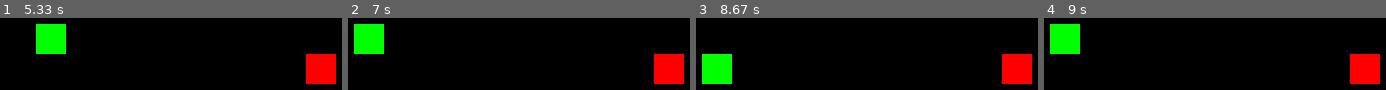
Above: before the commit, frames 1-4 (left to right).
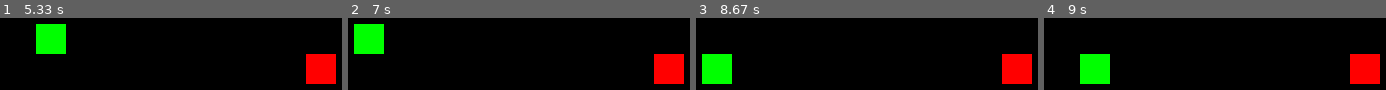
Above: after the commit, the same moments.

Repository: Theendcodeur/Snake-Python-pygame-
Game: pygame game, started from main.py
The game is run twice, just before and just after one commit, with the same random seed, the same clock (stepped at 60 frames per second) and the same inputs.
Inputs:
- Up to frame 1 (5.33 s): hold Right 0.33-0.8 s; hold Up 0.83-1.13 s; hold Right 1.17-1.63 s; hold Left 1.67-2.2 s; hold Down 2.23-2.53 s; hold Up 3-3.37 s; hold Right 3.4-4.03 s
- Up to frame 2 (7 s): no input
- Up to frame 3 (8.67 s): hold Left 7.2-7.6 s; hold Up 7.63-8 s
- Up to frame 4 (9 s): no input

Frames 1-3 are identical in both runs. In frame 4, 7.3% of the frame differs, in the area x 1-20%, y 8-92%.

Commit message:
Update game.py

Diff:
--- a/game.py
+++ b/game.py
@@ -36,7 +36,11 @@
             self.direction = "Up"
             self.allowed_to_turn = False
         elif self.allowed_to_turn == False:
-            self.previous_turn.append("Up")
+            if len(self.previous_turn) == 0:
+                if self.direction != "Down":
+                    self.previous_turn.append("Up")
+            elif self.previous_turn[len(self.previous_turn)-1] != "Down" and self.direction != "Down":
+                self.previous_turn.append("Up")
 
     def on_down_arrow(self):
 
@@ -44,7 +48,11 @@
             self.direction = "Down"
             self.allowed_to_turn = False
         elif self.allowed_to_turn == False:
-            self.previous_turn.append("Down")
+            if len(self.previous_turn) == 0:
+                if self.direction != "Up":
+                    self.previous_turn.append("Down")
+            elif self.previous_turn[len(self.previous_turn)-1] != "Up" and self.direction != "Up":
+                self.previous_turn.append("Down")
 
     def on_left_arrow(self):
 
@@ -52,7 +60,11 @@
             self.direction = "Left"
             self.allowed_to_turn = False
         elif self.allowed_to_turn == False:
-            self.previous_turn.append("Left")
+            if len(self.previous_turn) == 0:
+                if self.direction != "Right":
+                    self.previous_turn.append("Left")
+            elif self.previous_turn[len(self.previous_turn)-1] != "Rigth" and self.direction != "Right":
+                self.previous_turn.append("Left")
 
     def on_right_arrow(self):
 
@@ -60,9 +72,15 @@
             self.direction = "Right"
             self.allowed_to_turn = False
         elif self.allowed_to_turn == False:
-            self.previous_turn.append("Right")
+            if len(self.previous_turn) == 0:
+                if self.direction != "Left":
+                    self.previous_turn.append("Right")
+            elif self.previous_turn[len(self.previous_turn)-1] != "Left" and self.direction != "Left":
+                self.previous_turn.append("Right")
 
     def run(self):
+
+        print(self.previous_turn)
 
         if self.direction == "Up":
             self.snake_pos[1] -= 30
